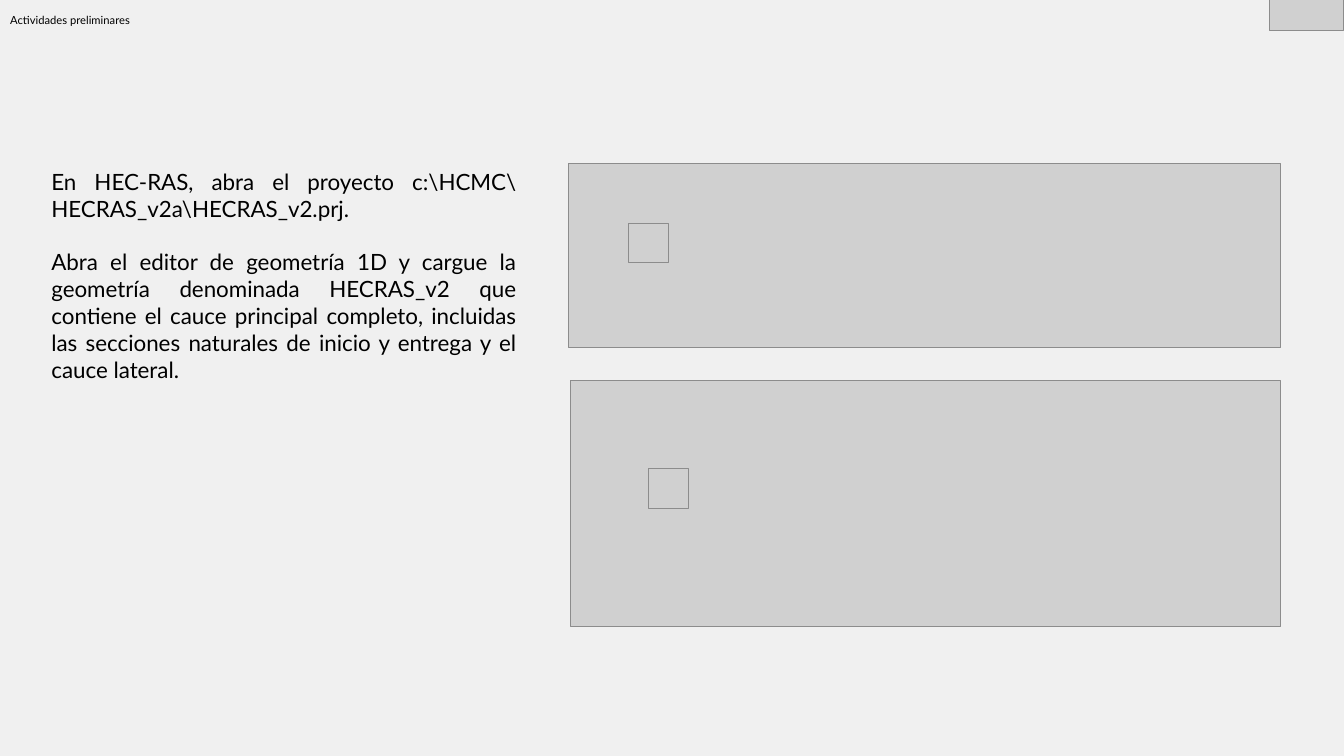
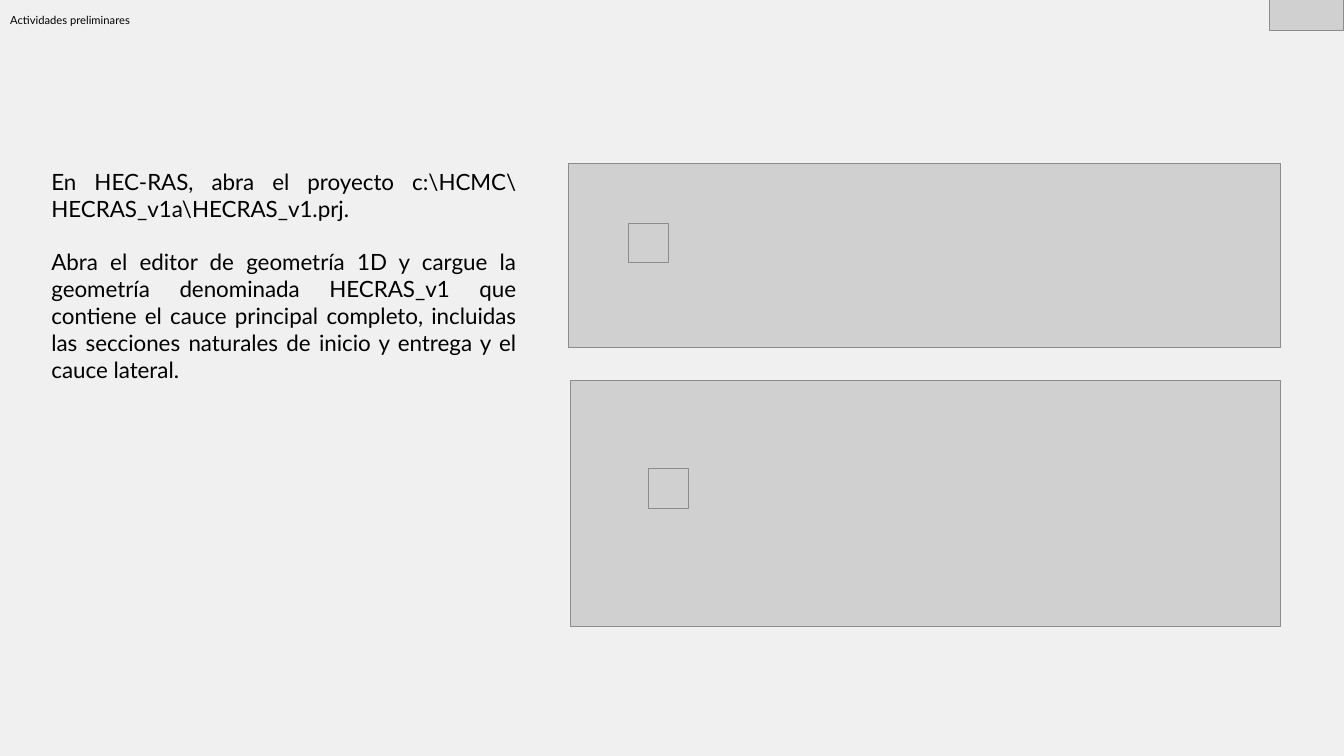
Before and after one commit to rcfdtools/R.HCMC, a slide deck: slide 6 of activity/M03A07/M03A07.pptx. Drawn at 1344x756 pixels with LibreOffice and Linux fonts; fonts in the diff are those of the drawing; grey boxes stand for pictures. Boxes give left, top, right and bottom in pixels: in the first picture for what was removed or moved away, otherwise in the second. Text is boxed around its words. In the diff, an @@ line names an element or a change of style, - is before the commit and + after.

```diff
--- a/activity/M03A07/M03A07.pptx
+++ b/activity/M03A07/M03A07.pptx
@@ text at [51, 173, 516, 378]: text changed @@
-En HEC-RAS, abra el proyecto c:\HCMC\ HECRAS_v2a\HECRAS_v2.prj.
-Abra el editor de geometría 1D y cargue la geometría denominada HECRAS_v2 que contiene el cauce principal completo, incluidas las secciones naturales de inicio y entrega y el cauce lateral.
+En HEC-RAS, abra el proyecto c:\HCMC\ HECRAS_v1a\HECRAS_v1.prj.
+Abra el editor de geometría 1D y cargue la geometría denominada HECRAS_v1 que contiene el cauce principal completo, incluidas las secciones naturales de inicio y entrega y el cauce lateral.
```
Also in this commit, not shown: 3 other slides changed, 11 other files.
